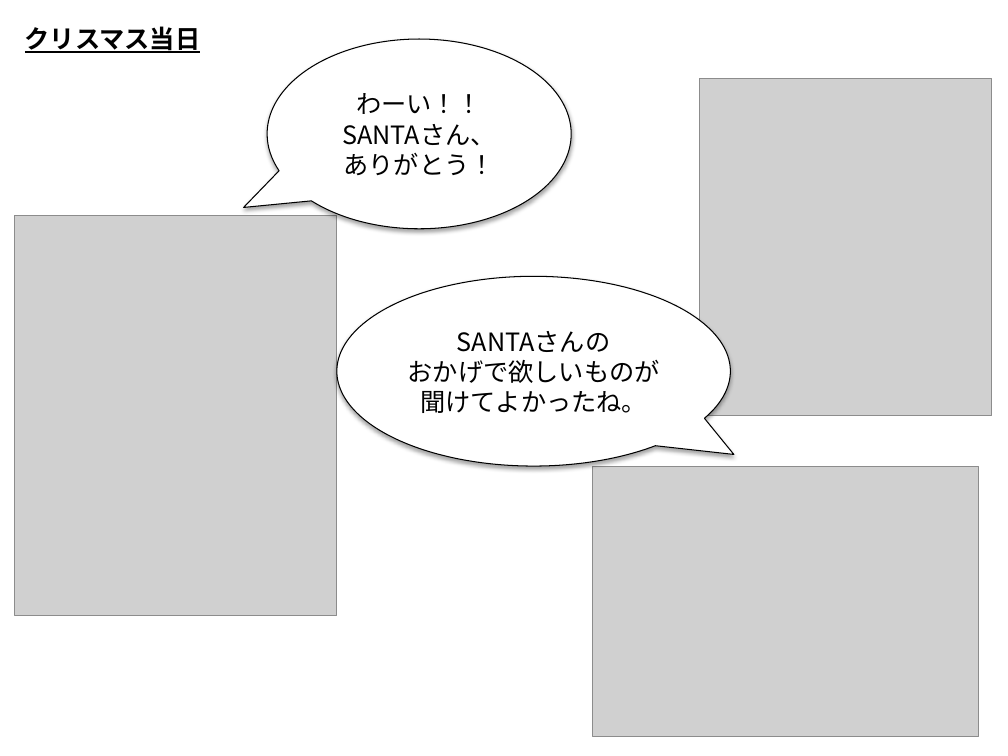
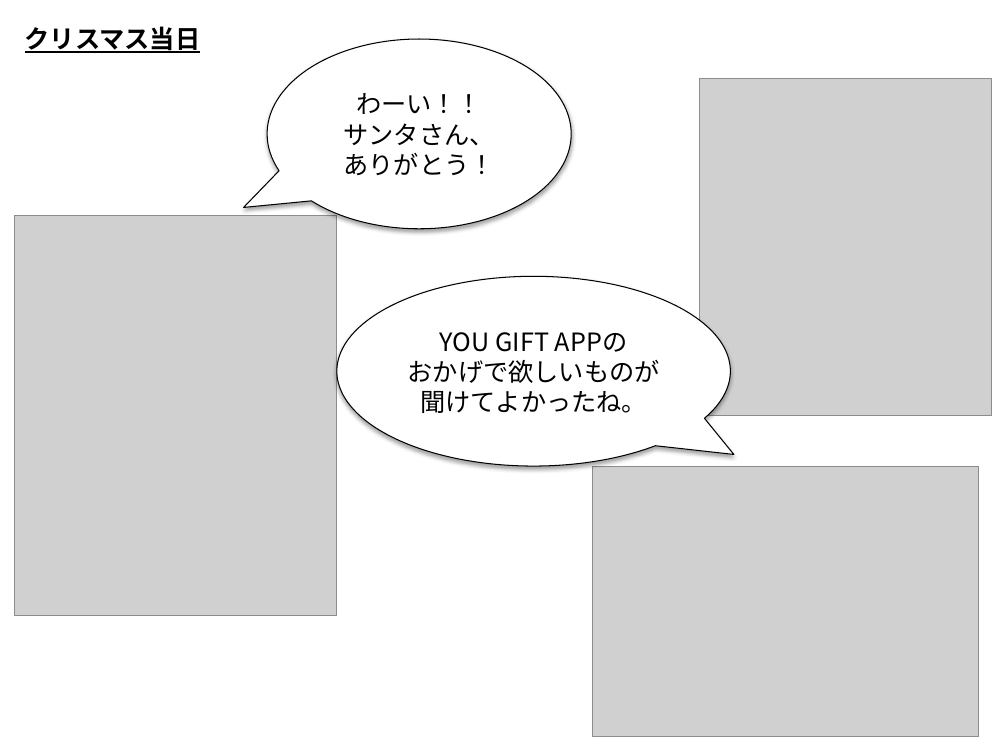
Before and after one commit to nvquocbao/LOC, a slide deck: slide 12 of 02_Requirement/Hackathon20161211.pptx. Drawn at 1008x756 pixels with LibreOffice and Linux fonts; fonts in the diff are those of the drawing; grey boxes stand for pictures. Boxes give left, top, right and bottom in pixels: in the first picture for what was removed or moved away, otherwise in the second. Text is boxed around its words. In the diff, an @@ line names an element or a change of style, - is before the commit and + after.

```diff
--- a/02_Requirement/Hackathon20161211.pptx
+++ b/02_Requirement/Hackathon20161211.pptx
@@ text in speech bubble at (344,123,495,145): text changed @@
-SANTAさん、
+サンタさん、
@@ text in speech bubble at (440,332,627,352): text changed @@
-SANTAさんの
+YOU GIFT APPの
```
Also in this commit, not shown: 6 other slides changed, 3 slides added, 5 slides removed.
